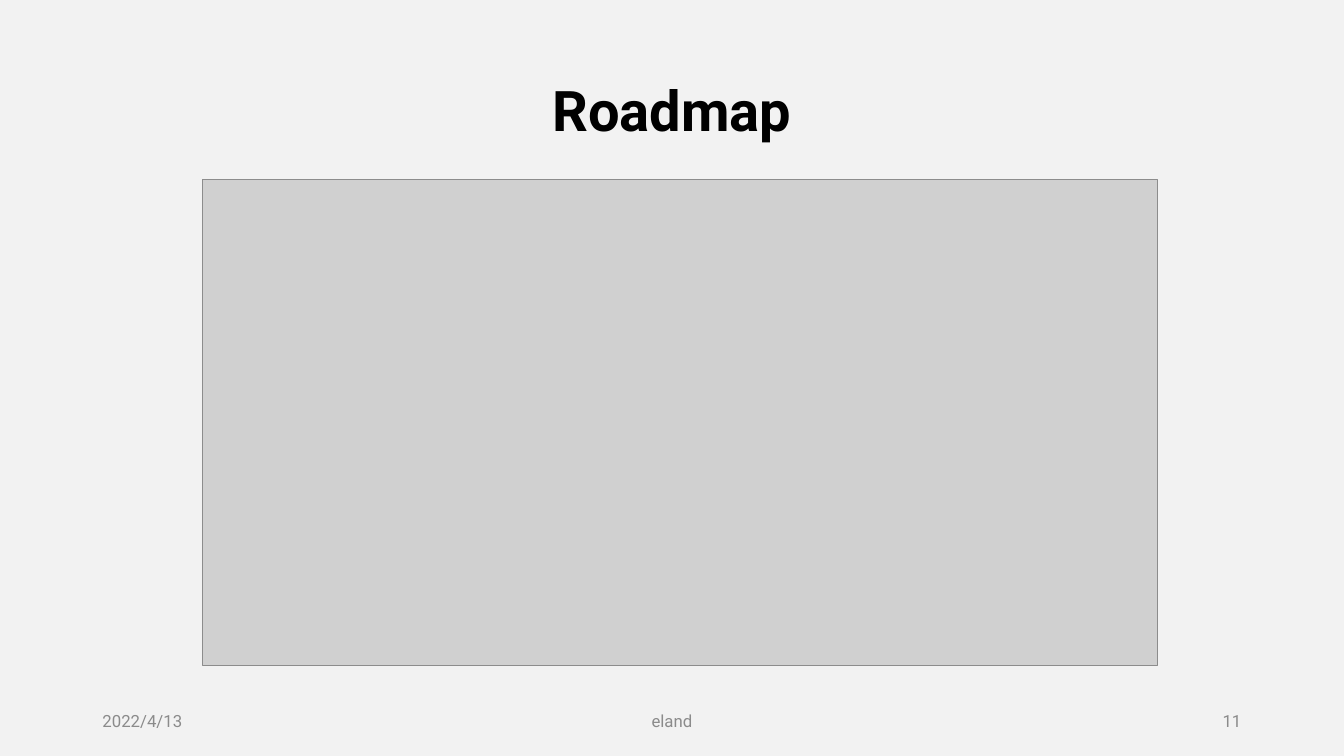
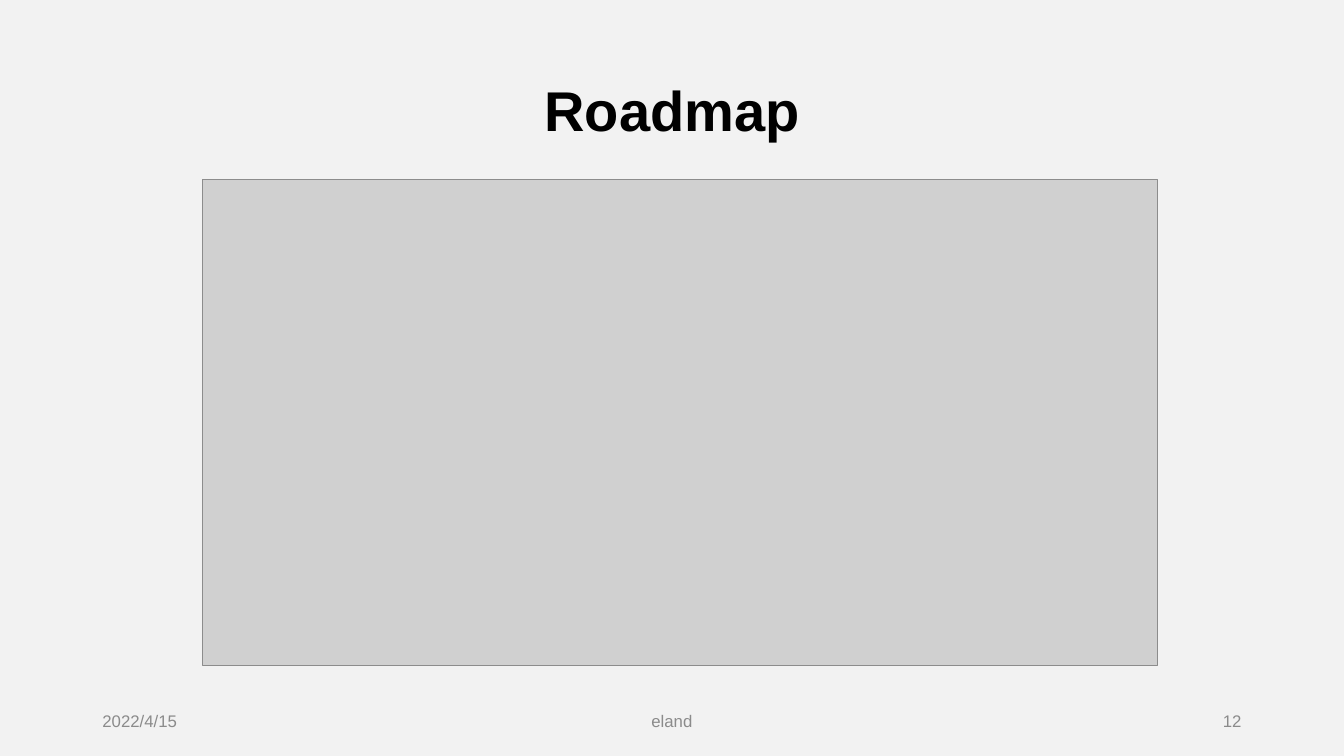
Before and after one commit to ychuang789/labelapi, a slide deck: slide 12 of Audience 開發前 review.pptx (slide 11 before the commit). Drawn at 1344x756 pixels with LibreOffice and Linux fonts; fonts in the diff are those of the drawing; grey boxes stand for pictures. Boxes give left, top, right and bottom in pixels: in the first picture for what was removed or moved away, otherwise in the second. Text is boxed around its words. In the diff, an @@ line names an element or a change of style, - is before the commit and + after.

```diff
--- a/Audience 開發前 review.pptx
+++ b/Audience 開發前 review.pptx
@@ title "Roadmap" at (x1=545, y1=90, x2=800, y2=141): font Roboto to Arial @@
@@ text at (x1=102, y1=715, x2=177, y2=727): text changed; font Roboto to Arial @@
-2022/4/13
+2022/4/15
@@ text "eland" at (x1=651, y1=715, x2=692, y2=727): font Roboto to Arial @@
@@ page number at (x1=1223, y1=715, x2=1242, y2=727): text changed; font Roboto to Arial @@
-11
+12
```
Also in this commit, not shown: 10 other slides changed, 1 slide added, 9 other files.
